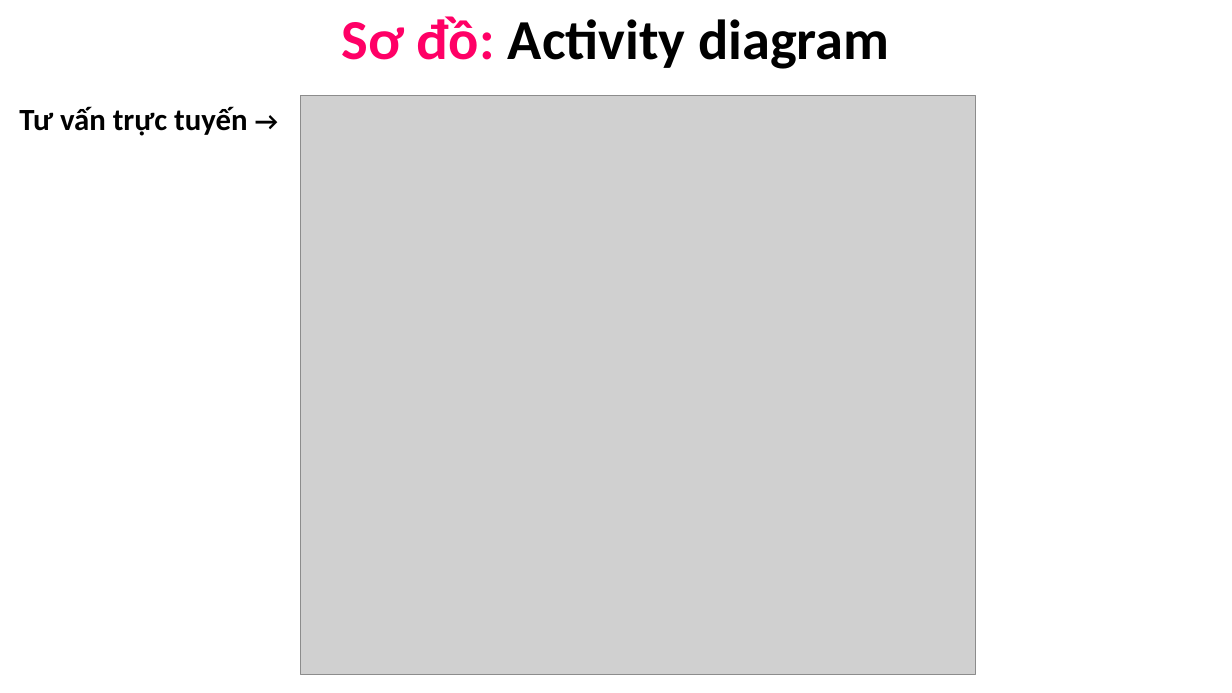
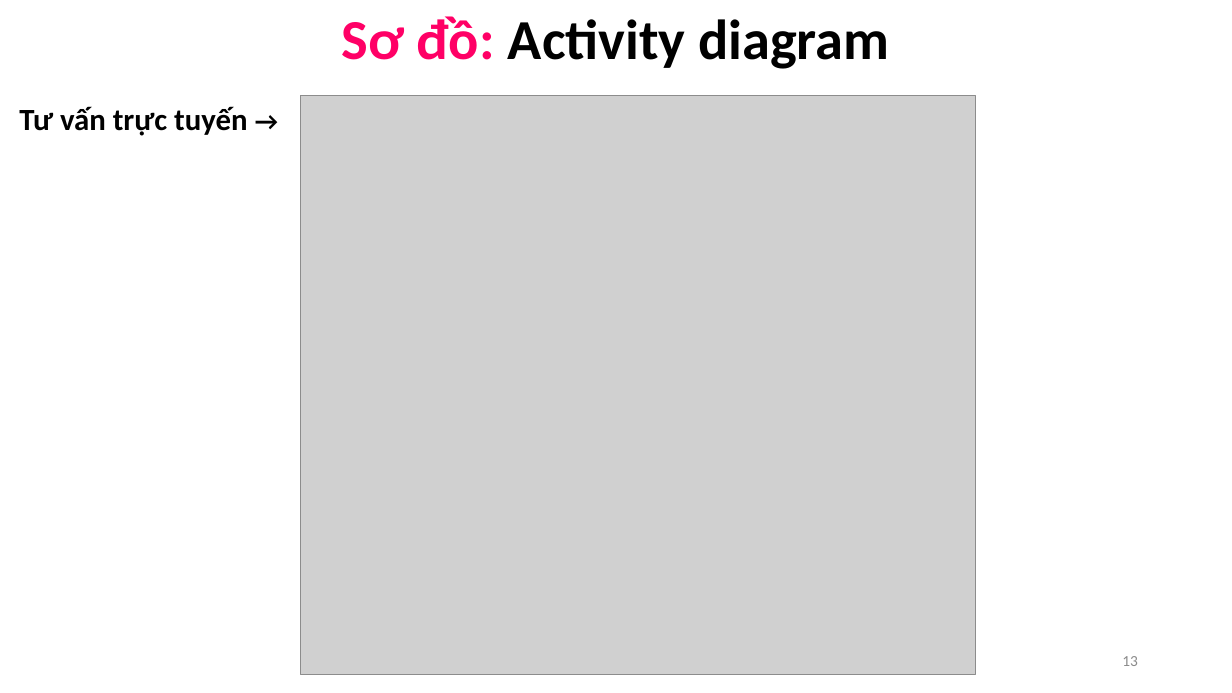
Before and after one commit to NguyenDucHoangLong/Group_4_HTTTHD, a slide deck: slide 13 of Document/Tuần 04 (01102015)/Nộp lên server/Báo cáo tổng hợp.pptx. Drawn at 1232x693 pixels with LibreOffice and Linux fonts; fonts in the diff are those of the drawing; grey boxes stand for pictures. Boxes give left, top, right and bottom in pixels: in the first picture for what was removed or moved away, otherwise in the second. Text is boxed around its words. In the diff, an @@ line names an element or a change of style, - is before the commit and + after.

```diff
--- a/Document/Tuần 04 (01102015)/Nộp lên server/Báo cáo tổng hợp.pptx
+++ b/Document/Tuần 04 (01102015)/Nộp lên server/Báo cáo tổng hợp.pptx
@@ page number added at (1122,656,1138,666), 12 pt, text #8C8C8C @@
+13
```
Also in this commit, not shown: 15 other slides changed, 2 other files.
